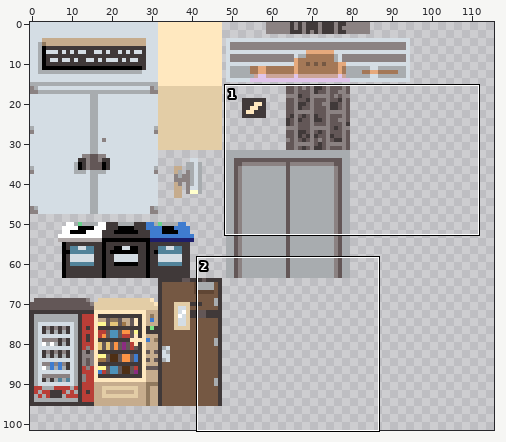
A sprite sheet gets an edit: RGRPG/Assets/Resources/Sprites/Pixel/umbc_tile_indoor.png. Above, an overview of the earlier version with the close-up marked.
Close-up. Before:
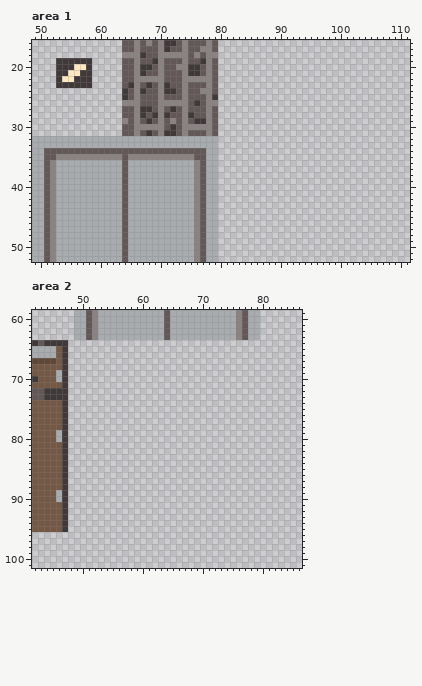
The file is 256x192 pixels. Shown: area 1: x 49..111, y 16..52; area 2: x 42..86, y 59..101. The wide view leaves out empty margins.
Now the later version:
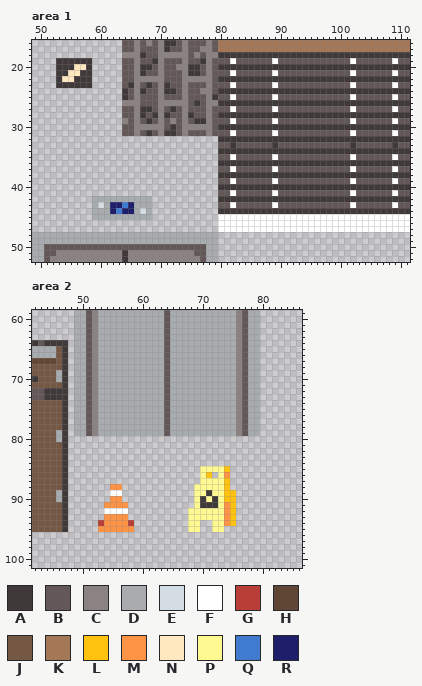
Palette (. is transparent): A #403939  B #635757  C #8b8282  D #a8acaf  E #d4dde4  F #ffffff  G #b93e37  H #604634  J #755843  K #a47857  L #ffc20f  M #fc9345  N #ffe8bf  P #fff992  Q #3f7ccf  R #1e1e6b
Difference:
--- area 1
@@ x 49..111 @@
-16 ...............BBCBCBCAABCBBBCB................................
-17 ...............BBCBBBCABBCBBCCB................................
-18 ...............CCCABBCCCCCBCBCC................................
-19 ....AAAAAA.....BBCBBACBBBCBBACB................................
-20 ....AAANNA.....BBCAABCBBCCAABCB................................
-21 ....AANNAA.....BBCABBCBBBCAABCB................................
-22 ....ANNAAA.....BBCCCCCBBBCCCCCB................................
-23 ....AAAAAA.....BACBABCABBCBBBCB................................
-24 ...............ABCABBCAABCBBCCB................................
-25 ...............ABCBBBCBBBCBBBCA................................
-26 ...............CCCBBBCCCCCBABCC................................
-27 ...............BBCAABCBABCBBBCB................................
-28 ...............BBCABACABBCABBCB................................
-29 ...............CBCBABCBCBCBAACB................................
-30 ...............BBCCCCCBABCCCCCB................................
-31 ...............BBCBABCAABCBBBCB................................
-32 DDDDDDDDDDDDDDDDDDDDDDDDDDDDDDD................................
-33 DDDDDDDDDDDDDDDDDDDDDDDDDDDDDDD................................
-34 DDBBBBBBBBBBBBBBBBBBBBBBBBBBBDD................................
-35 DDBBCCCCCCCCCCCBCCCCCCCCCCCBBDD................................
-36 DDBCDDDDDDDDDDDBDDDDDDDDDDDCBDD................................
-37 DDBCDDDDDDDDDDDBDDDDDDDDDDDCBDD................................
-38 DDBCDDDDDDDDDDDBDDDDDDDDDDDCBDD................................
-39 DDBCDDDDDDDDDDDBDDDDDDDDDDDCBDD................................
-40 DDBCDDDDDDDDDDDBDDDDDDDDDDDCBDD................................
-41 DDBCDDDDDDDDDDDBDDDDDDDDDDDCBDD................................
-42 DDBCDDDDDDDDDDDBDDDDDDDDDDDCBDD................................
-43 DDBCDDDDDDDDDDDBDDDDDDDDDDDCBDD................................
-44 DDBCDDDDDDDDDDDBDDDDDDDDDDDCBDD................................
-45 DDBCDDDDDDDDDDDBDDDDDDDDDDDCBDD................................
-46 DDBCDDDDDDDDDDDBDDDDDDDDDDDCBDD................................
-47 DDBCDDDDDDDDDDDBDDDDDDDDDDDCBDD................................
-48 DDBCDDDDDDDDDDDBDDDDDDDDDDDCBDD................................
-49 DDBCDDDDDDDDDDDBDDDDDDDDDDDCBDD................................
-50 DDBCDDDDDDDDDDDBDDDDDDDDDDDCBDD................................
-51 DDBCDDDDDDDDDDDBDDDDDDDDDDDCBDD................................
-52 DDBCDDDDDDDDDDDBDDDDDDDDDDDCBDD................................
+16 ...............BBCBCBCAABCBBBCBKKKKKKKKKKKKKKKKKKKKKKKKKKKKKKKK
+17 ...............BBCBBBCABBCBBCCBKKKKKKKKKKKKKKKKKKKKKKKKKKKKKKKK
+18 ...............CCCABBCCCCCBCBCCAAAAAAAAAAAAAAAAAAAAAAAAAAAAAAAA
+19 ....AAAAAA.....BBCBBACBBBCBBACBBBFBBBBBBFBBBBBBBBBBBBFBBBBBBFBB
+20 ....AAANNA.....BBCAABCBBCCAABCBAAAAAAAAAAAAAAAAAAAAAAAAAAAAAAAA
+21 ....AANNAA.....BBCABBCBBBCAABCBBBFBBBBBBFBBBBBBBBBBBBFBBBBBBFBB
+22 ....ANNAAA.....BBCCCCCBBBCCCCCBAAAAAAAAAAAAAAAAAAAAAAAAAAAAAAAA
+23 ....AAAAAA.....BACBABCABBCBBBCBBBFBBBBBBFBBBBBBBBBBBBFBBBBBBFBB
+24 ...............ABCABBCAABCBBCCBAAAAAAAAAAAAAAAAAAAAAAAAAAAAAAAA
+25 ...............ABCBBBCBBBCBBBCABBFBBBBBBFBBBBBBBBBBBBFBBBBBBFBB
+26 ...............CCCBBBCCCCCBABCCAAAAAAAAAAAAAAAAAAAAAAAAAAAAAAAA
+27 ...............BBCAABCBABCBBBCBBBFBBBBBBFBBBBBBBBBBBBFBBBBBBFBB
+28 ...............BBCABACABBCABBCBAAAAAAAAAAAAAAAAAAAAAAAAAAAAAAAA
+29 ...............CBCBABCBCBCBAACBBBFBBBBBBFBBBBBBBBBBBBFBBBBBBFBB
+30 ...............BBCCCCCBABCCCCCBAAAAAAAAAAAAAAAAAAAAAAAAAAAAAAAA
+31 ...............BBCBABCAABCBBBCBBBFBBBBBBFBBBBBBBBBBBBFBBBBBBFBB
+32 ...............................AAAAAAAAAAAAAAAAAAAAAAAAAAAAAAAA
+33 ...............................BBABBBBBBABBBBBBBBBBBBABBBBBBABB
+34 ...............................AAAAAAAAAAAAAAAAAAAAAAAAAAAAAAAA
+35 ...............................BBFBBBBBBFBBBBBBBBBBBBFBBBBBBFBB
+36 ...............................AAAAAAAAAAAAAAAAAAAAAAAAAAAAAAAA
+37 ...............................BBFBBBBBBFBBBBBBBBBBBBFBBBBBBFBB
+38 ...............................AAAAAAAAAAAAAAAAAAAAAAAAAAAAAAAA
+39 ...............................BBFBBBBBBFBBBBBBBBBBBBFBBBBBBFBB
+40 ...............................AAAAAAAAAAAAAAAAAAAAAAAAAAAAAAAA
+41 ...............................BBFBBBBBBFBBBBBBBBBBBBFBBBBBBFBB
+42 ..........DDDDDDDDDD...........AAAAAAAAAAAAAAAAAAAAAAAAAAAAAAAA
+43 ..........DEDRRQRDDD...........BBFBBBBBBFBBBBBBBBBBBBFBBBBBBFBB
+44 ..........DDDRQRRDED...........AAAAAAAAAAAAAAAAAAAAAAAAAAAAAAAA
+45 ..........DDDDDDDDDD...........FFFFFFFFFFFFFFFFFFFFFFFFFFFFFFFF
+46 ...............................FFFFFFFFFFFFFFFFFFFFFFFFFFFFFFFF
+47 ...............................FFFFFFFFFFFFFFFFFFFFFFFFFFFFFFFF
+48 DDDDDDDDDDDDDDDDDDDDDDDDDDDDDDD................................
+49 DDDDDDDDDDDDDDDDDDDDDDDDDDDDDDD................................
+50 DDBBBBBBBBBBBBBBBBBBBBBBBBBBBDD................................
+51 DDBBCCCCCCCCCCCACCCCCCCCCCCBBDD................................
+52 DDBCCCCCCCCCCCCACCCCCCCCCCCCBDD................................
--- area 2
@@ x 42..86 @@
  63 .......DDBCDDDDDDDDDDDBDDDDDDDDDDDCBDD.......
- 64 ABAAAA.......................................
- 65 DDDDJA.......................................
- 66 DDDDJA.......................................
- 67 HHHHJA.......................................
- 68 JJJJJA.......................................
- 69 JJJJDA.......................................
- 70 AJJJDA.......................................
- 71 JJJJJA.......................................
- 72 BBAAAA.......................................
- 73 BBAAAA.......................................
- 74 JJJJJA.......................................
- 75 JJJJJA.......................................
- 76 JJJJJA.......................................
- 77 JJJJJA.......................................
- 78 JJJJJA.......................................
- 79 JJJJDA.......................................
+ 64 ABAAAA.DDBCDDDDDDDDDDDBDDDDDDDDDDDCBDD.......
+ 65 DDDDJA.DDBCDDDDDDDDDDDBDDDDDDDDDDDCBDD.......
+ 66 DDDDJA.DDBCDDDDDDDDDDDBDDDDDDDDDDDCBDD.......
+ 67 HHHHJA.DDBCDDDDDDDDDDDBDDDDDDDDDDDCBDD.......
+ 68 JJJJJA.DDBCDDDDDDDDDDDBDDDDDDDDDDDCBDD.......
+ 69 JJJJDA.DDBCDDDDDDDDDDDBDDDDDDDDDDDCBDD.......
+ 70 AJJJDA.DDBCDDDDDDDDDDDBDDDDDDDDDDDCBDD.......
+ 71 JJJJJA.DDBCDDDDDDDDDDDBDDDDDDDDDDDCBDD.......
+ 72 BBAAAA.DDBCDDDDDDDDDDDBDDDDDDDDDDDCBDD.......
+ 73 BBAAAA.DDBCDDDDDDDDDDDBDDDDDDDDDDDCBDD.......
+ 74 JJJJJA.DDBCDDDDDDDDDDDBDDDDDDDDDDDCBDD.......
+ 75 JJJJJA.DDBCDDDDDDDDDDDBDDDDDDDDDDDCBDD.......
+ 76 JJJJJA.DDBCDDDDDDDDDDDBDDDDDDDDDDDCBDD.......
+ 77 JJJJJA.DDBCDDDDDDDDDDDBDDDDDDDDDDDCBDD.......
+ 78 JJJJJA.DDBCDDDDDDDDDDDBDDDDDDDDDDDCBDD.......
+ 79 JJJJDA.DDBCDDDDDDDDDDDBDDDDDDDDDDDCBDD.......
  80 JJJJDA.......................................
@@ x 51..77 @@
  84 ...........................
- 85 ...........................
- 86 ...........................
- 87 ...........................
- 88 ...........................
- 89 ...........................
- 90 ...........................
- 91 ...........................
- 92 ...........................
- 93 ...........................
- 94 ...........................
- 95 ...........................
+ 85 ...................PPPPL...
+ 86 ...................PL.PM...
+ 87 ...................PPPPL...
+ 88 ....MM............PPPPPL...
+ 89 ....FF............PPAPPLL..
+ 90 ....MM............PAPAPLL..
+ 91 ...MMMM...........PAAAPML..
+ 92 ...FFFF..........PPPPPPML..
+ 93 ...MMMM..........PPPPPPML..
+ 94 ..GMMMMG.........PP..PPML..
+ 95 ..MMMMMM.........PP..PP....
  96 ...........................
